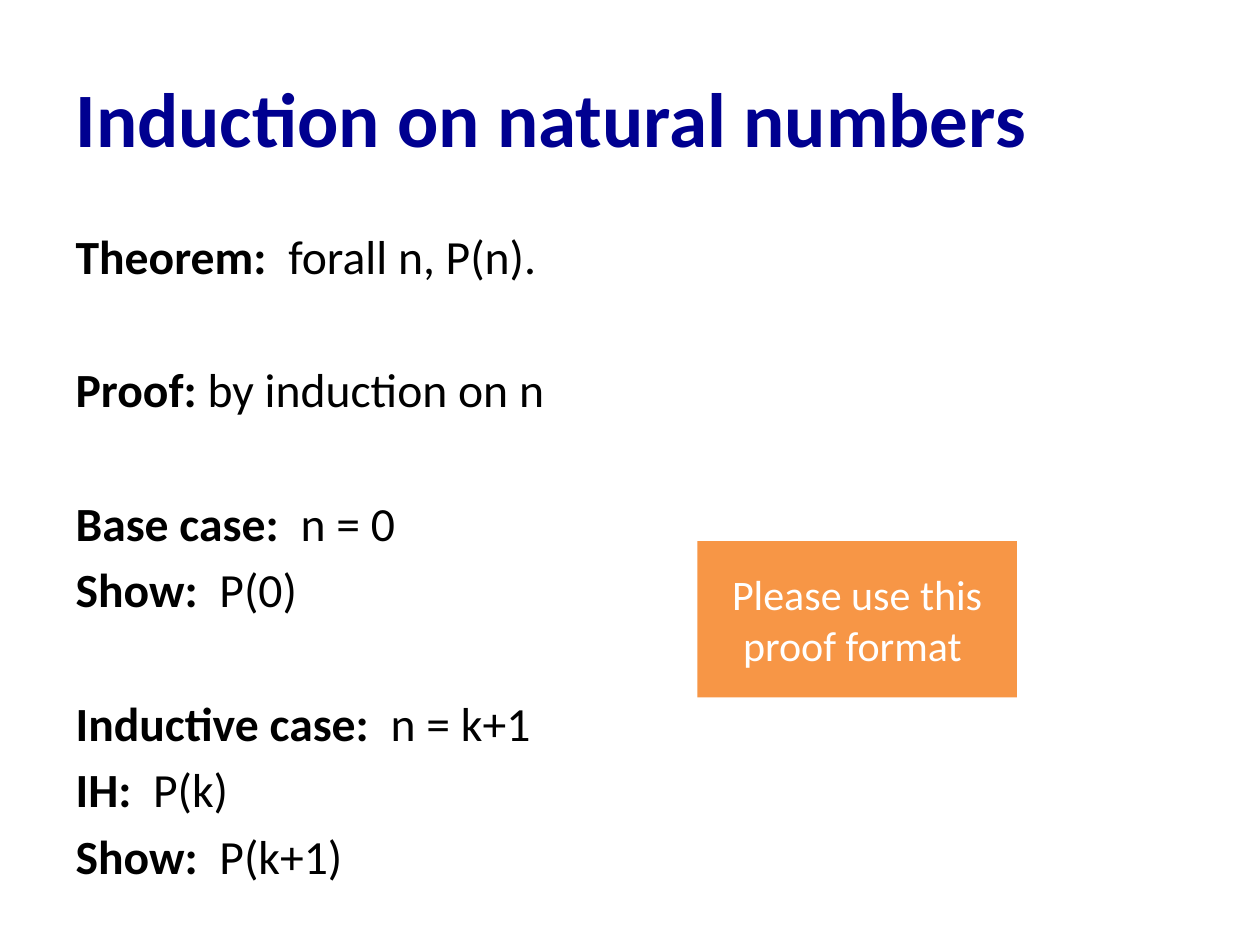
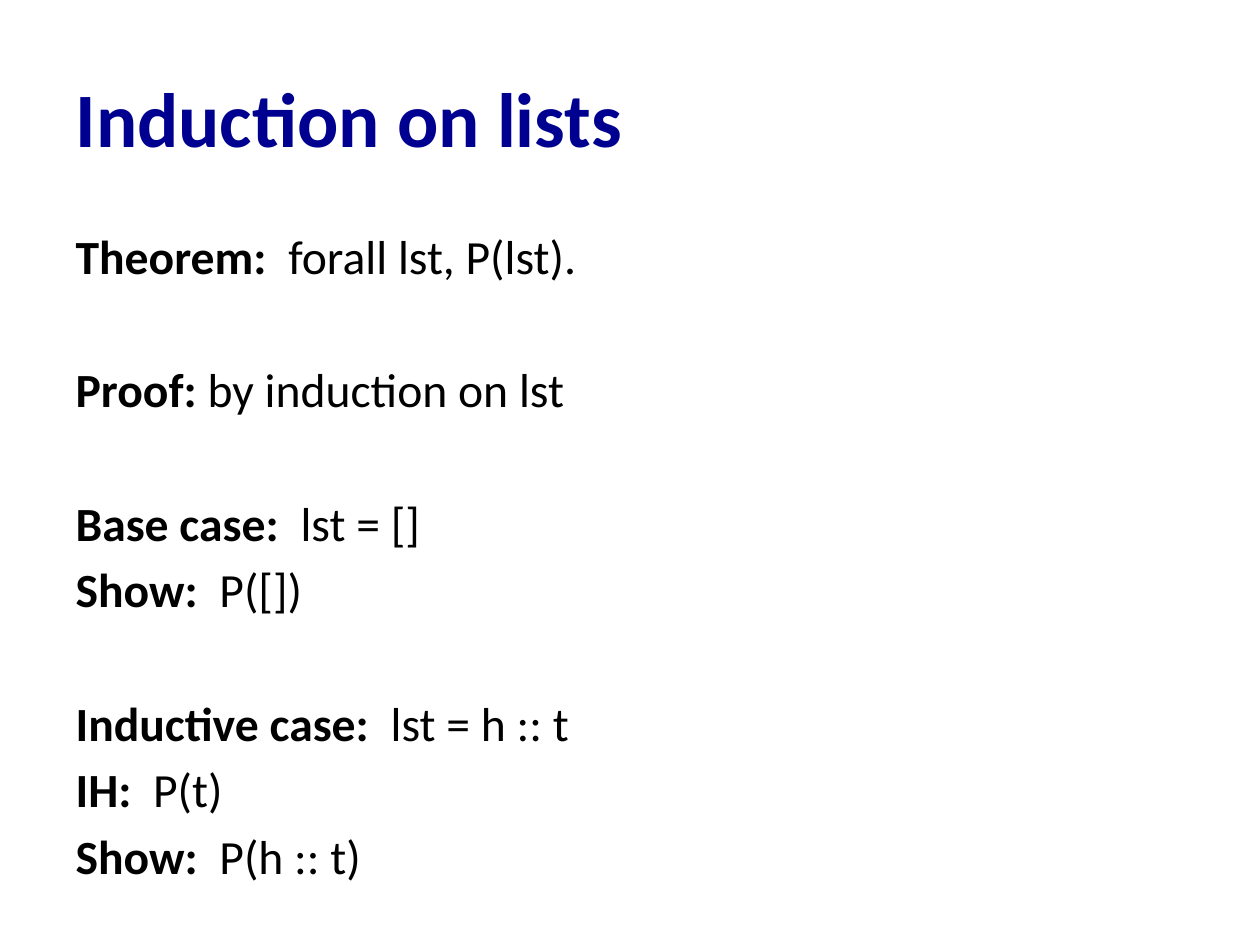
Before and after one commit to cs3110/materials-2019fa, a slide deck: slide 12 of 20-proofs/lec.pptx (slide 21 before the commit). Drawn at 1260x945 pixels with LibreOffice and Linux fonts; fonts in the diff are those of the drawing. Boxes give left, top, right and bottom in pixels: in the first picture for what was removed or moved away, otherwise in the second. Text is boxed around its words. In the diff, an @@ line names an element or a change of style, - is before the commit and + after.

Commit message:
Revise final slide

```diff
--- a/20-proofs/lec.pptx
+++ b/20-proofs/lec.pptx
@@ title at (x1=76, y1=93, x2=622, y2=148): text changed @@
-Induction on natural numbers
+Induction on lists
@@ text at (x1=76, y1=239, x2=576, y2=881): text changed; bold off @@
-Theorem: forall n, P(n).
-Proof: by induction on n
-Base case: n = 0
-Show: P(0)
-Inductive case: n = k+1
-IH: P(k)
-Show: P(k+1)
+Theorem: forall lst, P(lst).
+Proof: by induction on lst
+Base case: lst = []
+Show: P([])
+Inductive case: lst = h :: t
+IH: P(t)
+Show: P(h :: t)
@@ rectangle removed at (x1=698, y1=542, x2=1018, y2=698) @@
-Please use this proof format
```
Also in this commit, not shown: 3 other slides changed, 16 slides added, 28 slides removed, 1 other file.
